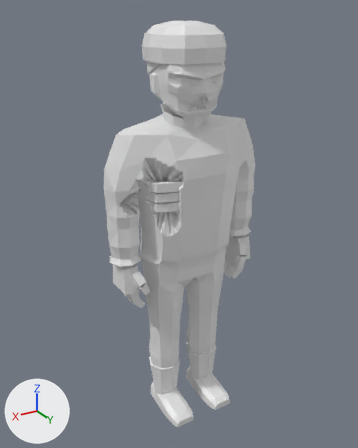
Two versions of the glTF model assets/models/zombie_soldier_m_b2.glb, one commit apart.
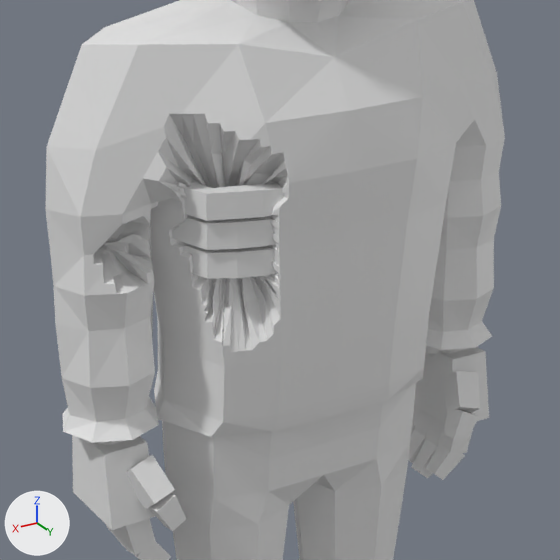
Each version is shown whole from a 50 mm camera at (1.182, 1.918, 2.012) aimed at (0.019, -0.019, 1.043), then close up on the part from 25% to 76% of the width and 27% to 68% of the height. The lights are fixed; the arrows at lower left show +X, +Y and +Z. The last two pictures show the newer version. Vertices at exactly the same position are counted once.

In view in the first close-up: 'zombie_soldier_m_b2'.
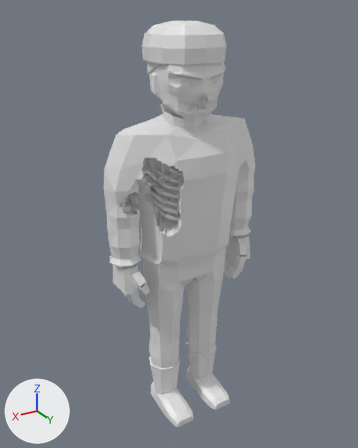
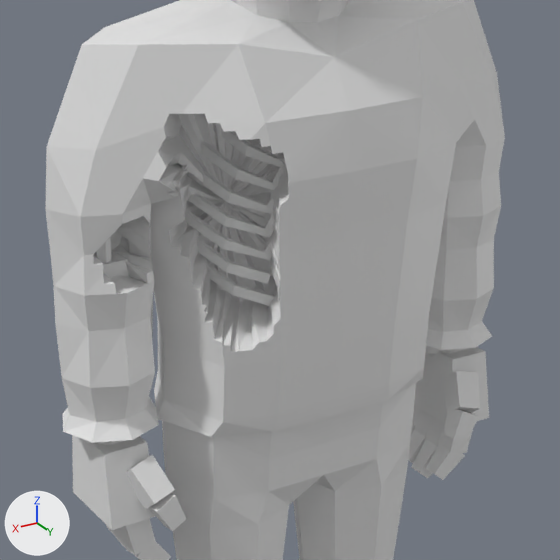
Pixel boxes (x1, y1, x2, y2) of what changed, in the close-ups (560 x 560 px; the box of a moved part takes in the faces that stretch with it):
part 1 of me_zombie_soldier_m_b2, added
    after: (103, 253, 128, 278)
part 2 of me_zombie_soldier_m_b2, added
    after: (188, 193, 274, 237)
part 3 of me_zombie_soldier_m_b2, added
    after: (185, 200, 273, 260)
part 4 of me_zombie_soldier_m_b2, added
    after: (188, 225, 270, 284)
part 5 of me_zombie_soldier_m_b2, added
    after: (206, 262, 275, 306)
part 6 of me_zombie_soldier_m_b2, moved or reshaped
    both: (94, 114, 289, 352)

The change, as a list of edits to the scene's bpy script:
```text
Change me_zombie_soldier_m_b2:
    used by ob_zombie_soldier_m_b2; location = (0.0, 0.0, 0.0)
    remove me_zombie_soldier_m_b2.from_pydata(...)  # 2309 vertices, 4469 faces; spans x -0.41..0.41, y -0.18..0.22, z 0.0..1.97
    add me_zombie_soldier_m_b2.from_pydata(...)  # 2457 vertices, 4733 faces; spans x -0.41..0.41, y -0.18..0.22, z 0.0..1.97
    me_zombie_soldier_m_b2 part 1: a new loose piece, a box spanning x 0.292..0.36, y -0.021..0.015, z 1.172..1.204
    me_zombie_soldier_m_b2 part 2: a new loose piece of 28 vertices spanning x 0.01..0.17, y -0.1..0.1, z 1.22..1.35
    me_zombie_soldier_m_b2 part 3: a new loose piece of 28 vertices spanning x 0.01..0.18, y -0.1..0.1, z 1.18..1.32
    me_zombie_soldier_m_b2 part 4: a new loose piece of 24 vertices spanning x 0.02..0.18, y -0.09..0.08, z 1.15..1.26
    me_zombie_soldier_m_b2 part 5: a new loose piece of 24 vertices spanning x 0.02..0.17, y -0.09..0.09, z 1.11..1.22
    me_zombie_soldier_m_b2 part 6: 321 vertices moved from x 0.05..0.36, y -0.11..0.15, z 1.12..1.39 to x 0.01..0.38, y -0.1..0.12, z 1.08..1.47; 21 vertices removed from x 0.05..0.35, y -0.02..0.14, z 1.19..1.25; 49 vertices added at x 0.01..0.37, y -0.06..0.1, z 1.17..1.47
    other edits to the shape of me_zombie_soldier_m_b2 do not show in these pictures
```
